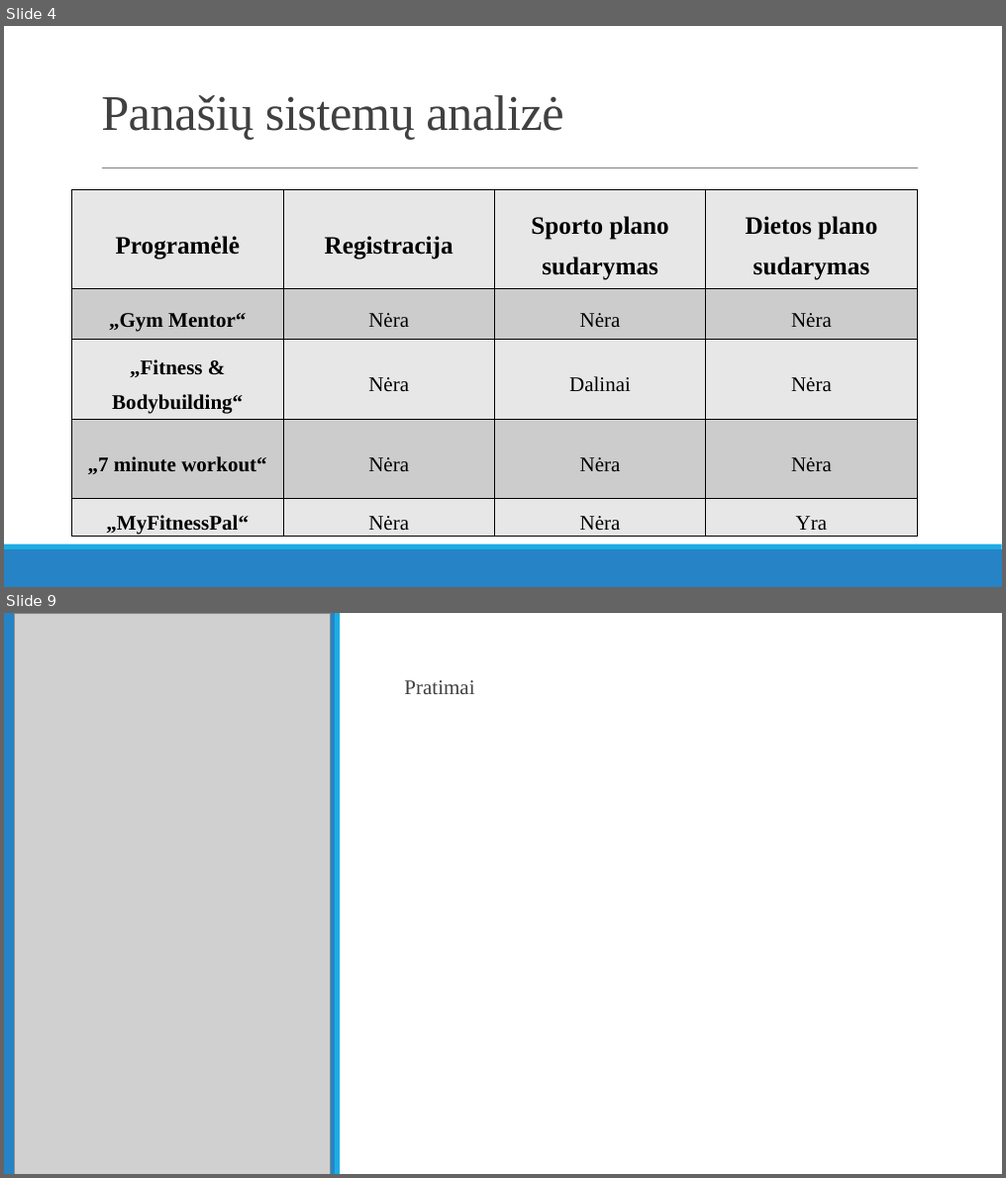
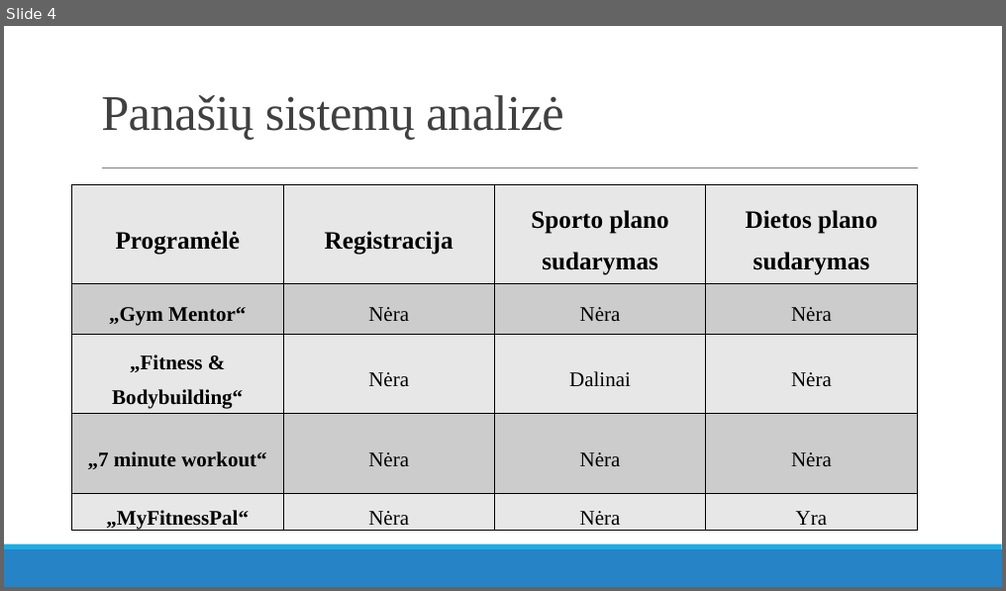
Before and after one commit to Friggid/mif-health, a slide deck: doc/Sporto treniruočių programos parinkimo mobilioji programa.pptx. Shown one above the other, each under a label of ours: slides 4 and 9 before the commit, slide 4 after it; the slides between them are not shown. The pictures are 1006x1178 and 1006x591 pixels, drawn with LibreOffice and Linux fonts; fonts in the diff are those of the drawing; grey boxes stand for pictures. Boxes give left, top, right and bottom in pixels: in the first picture for what was removed or moved away, otherwise in the second. Text is boxed around its words. In the diff, an @@ line names an element or a change of style, - is before the commit and + after.

```diff
--- a/doc/Sporto treniruočių programos parinkimo mobilioji programa.pptx
+++ b/doc/Sporto treniruočių programos parinkimo mobilioji programa.pptx
@@ slide 9 removed at box(4, 613, 1002, 1174), background #FFFFFF @@
@@ rectangle removed at box(4, 613, 336, 1174) @@
@@ picture removed at box(15, 613, 331, 1174) @@
@@ rectangle removed at box(335, 613, 341, 1174) @@
@@ text removed at box(404, 680, 474, 694) @@
-  Pratimai
@@ slide 4 changed as well @@
@@ table: place and size @@
-table at box(72, 190, 917, 539)
+table at box(72, 184, 917, 533)
```
Also in this commit, not shown: 4 other slides changed, 3 slides added, 3 other slides removed, 14 other files.
